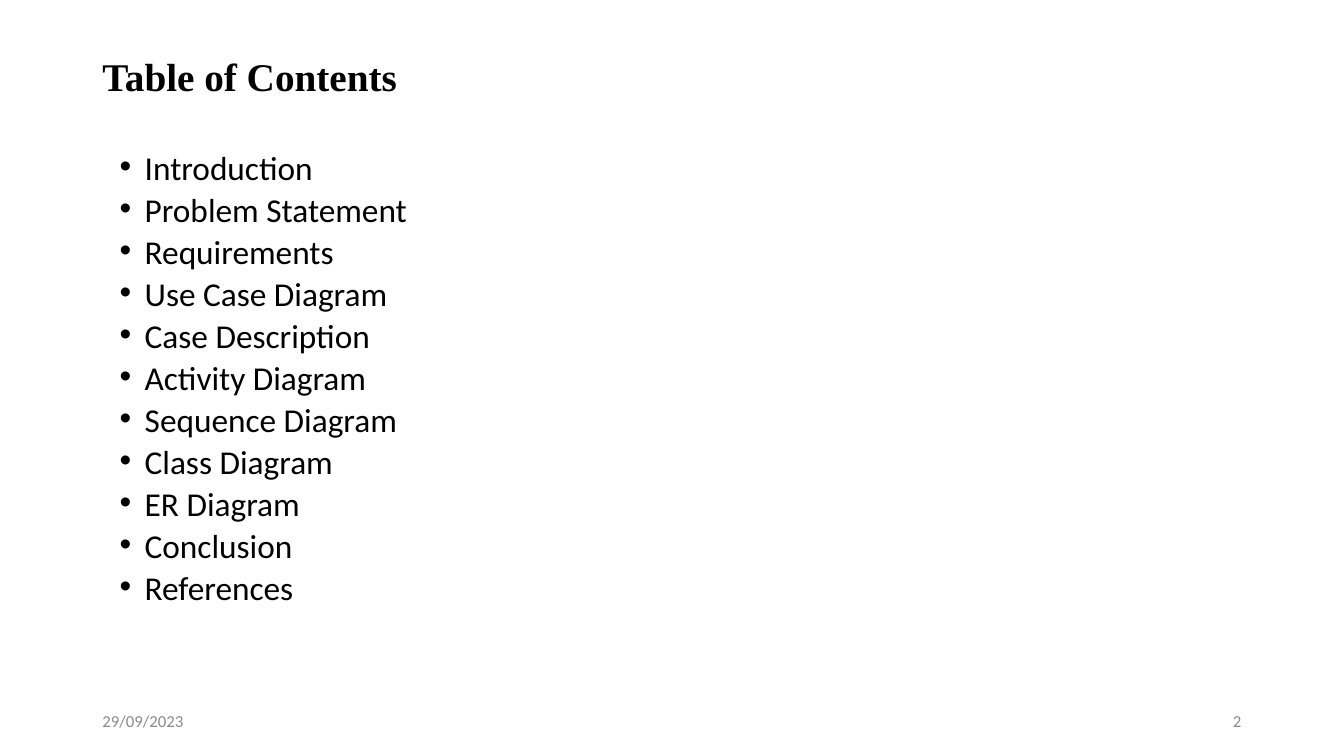
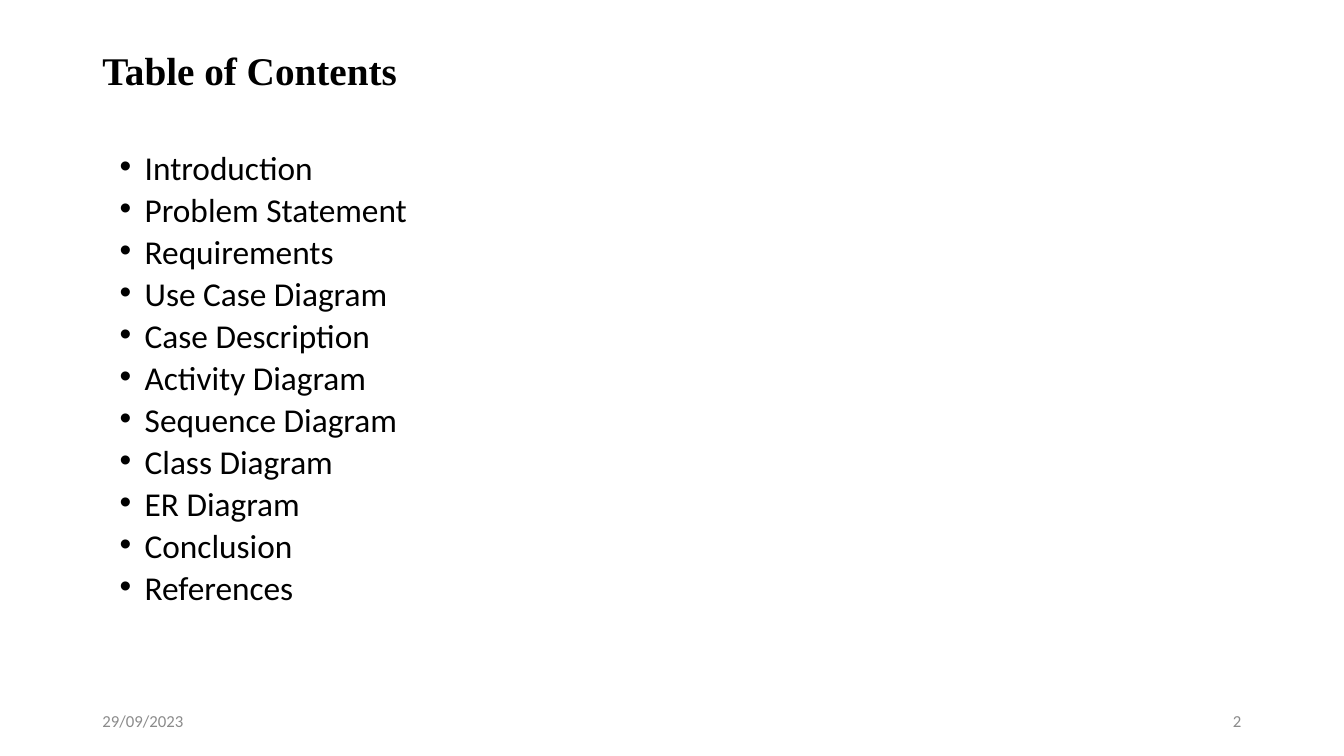
Before and after one commit to iprosenjitp/Tech-School, a slide deck: slide 2 of Materials/Mid Defense.pptx. Drawn at 1344x756 pixels with LibreOffice and Linux fonts; fonts in the diff are those of the drawing. Boxes give left, top, right and bottom in pixels: in the first picture for what was removed or moved away, otherwise in the second. Text is boxed around its words. In the diff, an @@ line names an element or a change of style, - is before the commit and + after.

```diff
--- a/Materials/Mid Defense.pptx
+++ b/Materials/Mid Defense.pptx
@@ title "Table of Contents": place and size @@
-title "Table of Contents" at (102, 63, 397, 92)
+title "Table of Contents" at (102, 57, 397, 86)
```
Also in this commit, not shown: 11 slides added, 1 other file.
